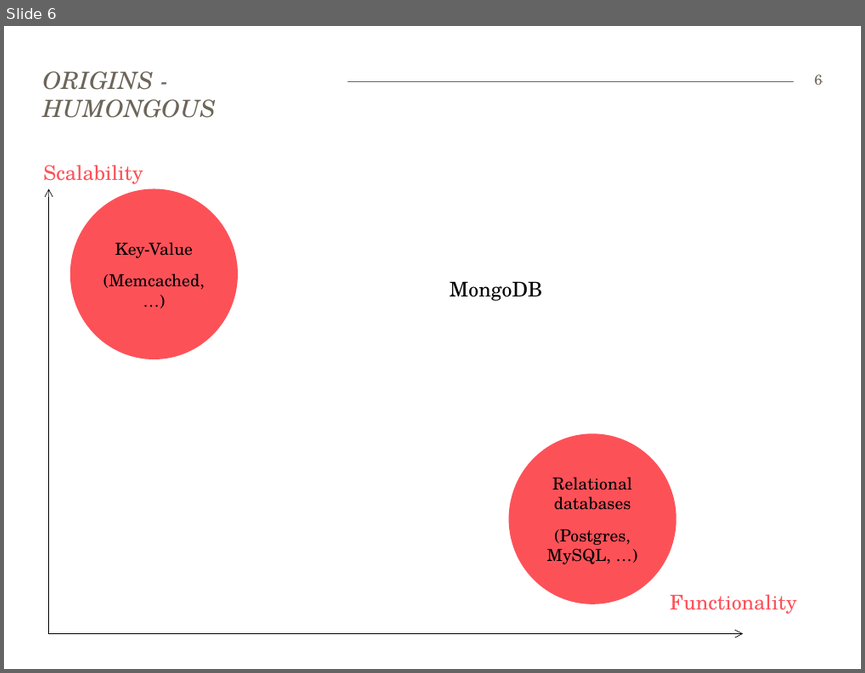
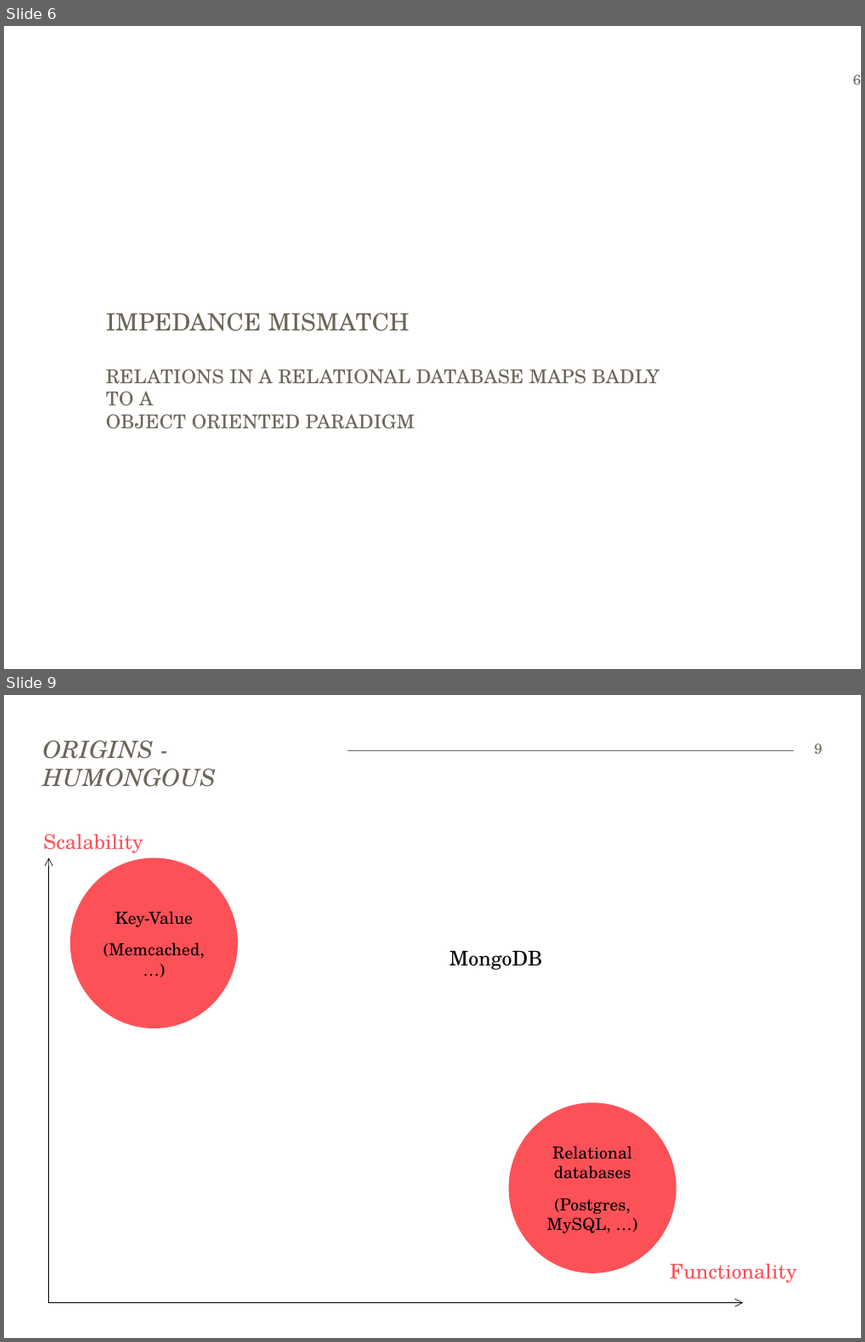
Before and after one commit to bekkopen/databasekurs, a slide deck: mongodb/mongodb-slides.pptx. Shown one above the other, each under a label of ours: slide 6 before the commit, slides 6 and 9 after it; the slides between them are not shown. The pictures are 865x673 and 865x1342 pixels, drawn with LibreOffice and Linux fonts; fonts in the diff are those of the drawing. Boxes give left, top, right and bottom in pixels: in the first picture for what was removed or moved away, otherwise in the second. Text is boxed around its words. In the diff, an @@ line names an element or a change of style, - is before the commit and + after.

```diff
--- a/mongodb/mongodb-slides.pptx
+++ b/mongodb/mongodb-slides.pptx
@@ slide 6 added at (4, 26, 861, 669), background #FFFFFF @@
@@ page number added at (853, 74, 861, 85), 12 pt, text #6C6559 @@
+6
@@ title added at (106, 312, 660, 429), 16 pt, text #6C6559 @@
+IMPEDANCE MISMATCH
+RELATIONS IN A RELATIONAL DATABASE MAPS BADLY TO A
+OBJECT ORIENTED PARADIGM
@@ what was slide 6 is now slide 9 @@
@@ page number at (814, 743, 822, 754): text changed @@
-6
+9
```
Also in this commit, not shown: 2 other slides added, 1 other file.
